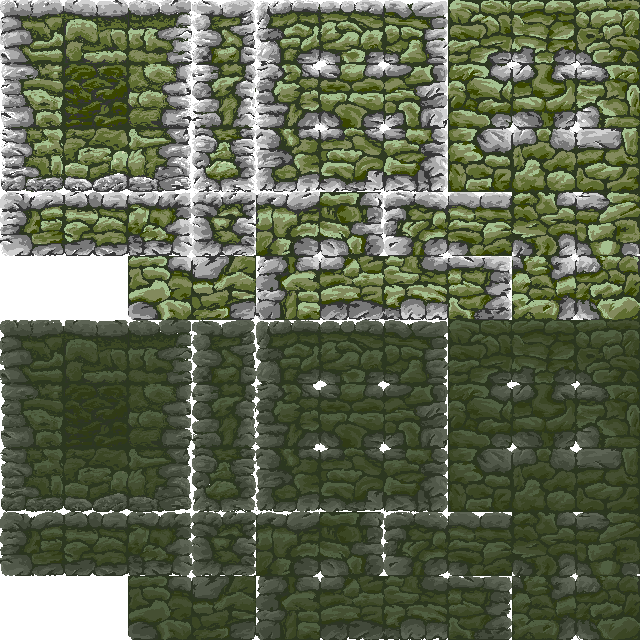
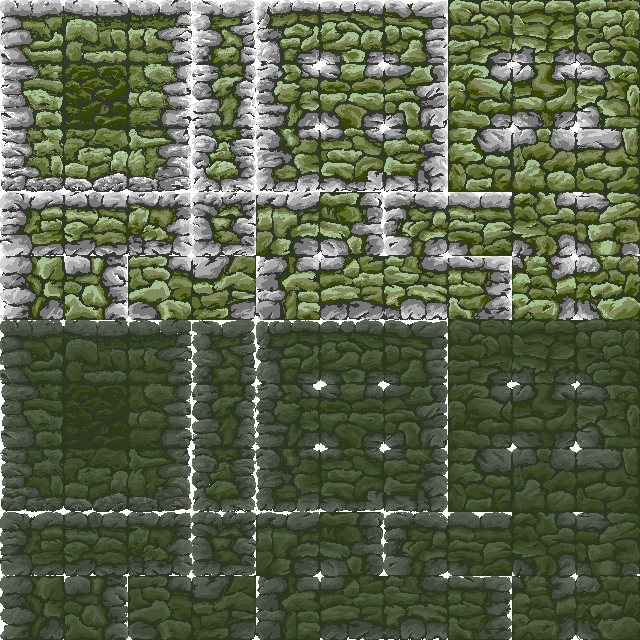
Layers edited between the first and the second 640x640 image:
painted on "Prefab_front" over box(0, 576, 128, 640)
painted on "Palette" over box(0, 256, 128, 640)
